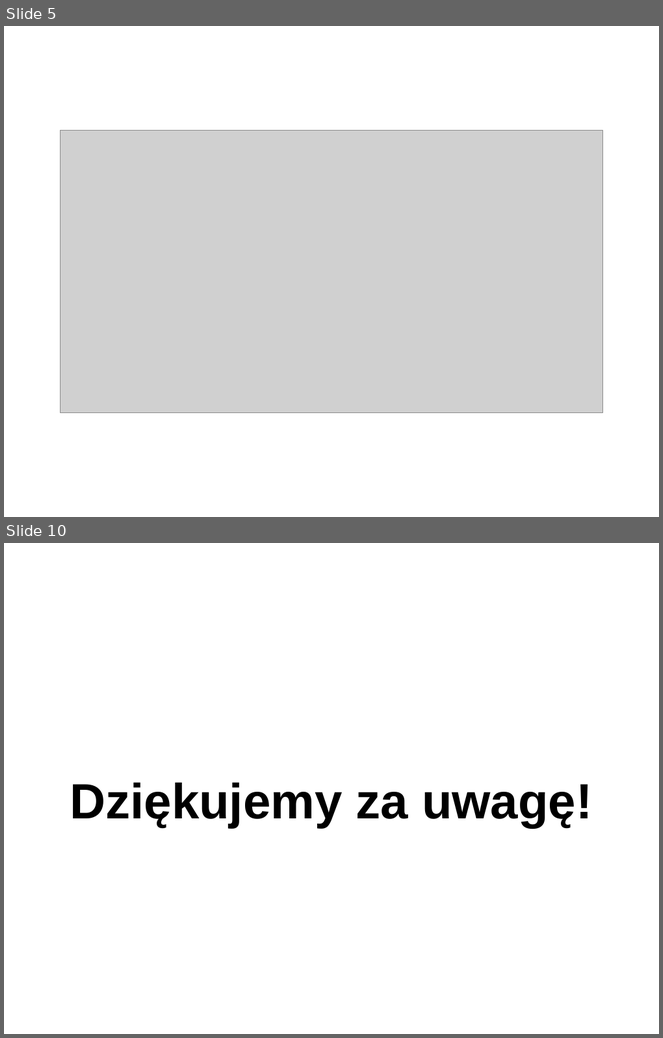
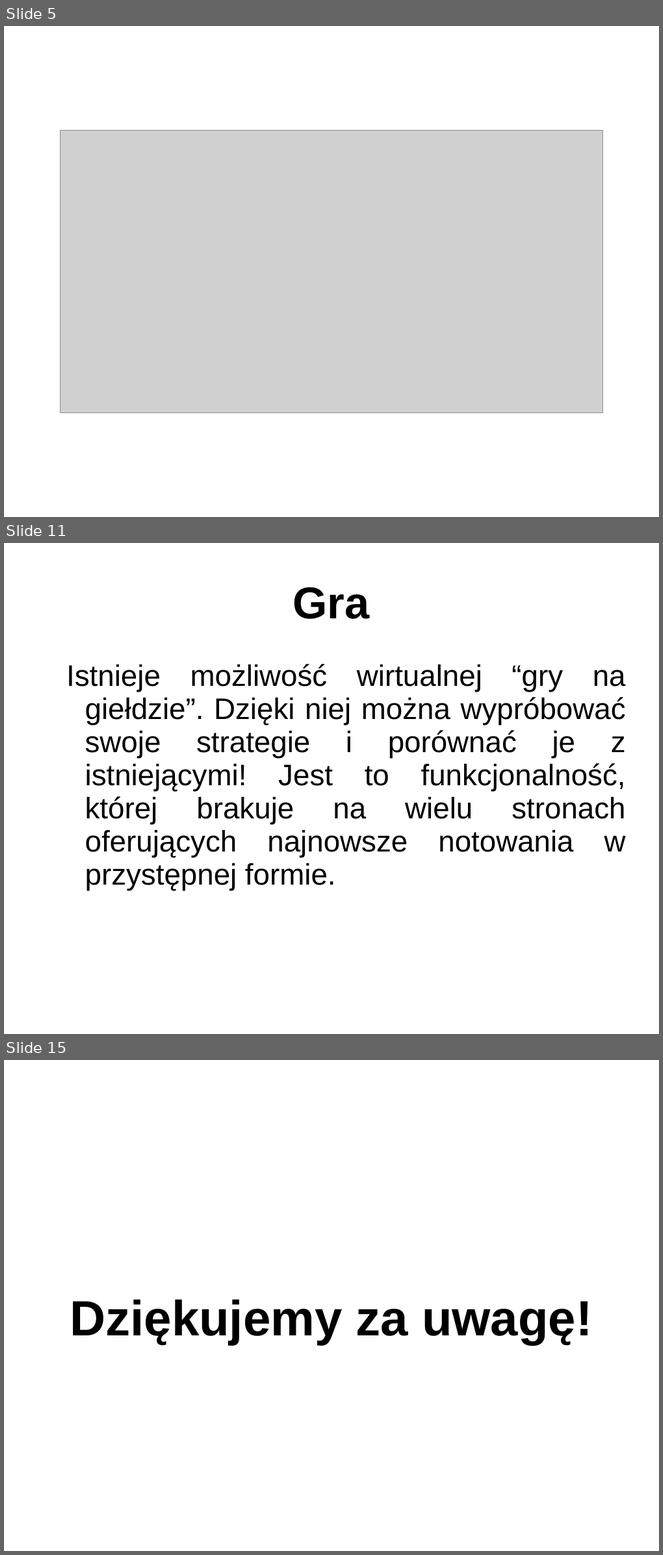
Before and after one commit to NaczelnyRachmistrz/StockRogue, a slide deck: prezentacja/stock_rogue.ppt. Shown one above the other, each under a label of ours: slides 5 and 10 before the commit, slides 5, 11 and 15 after it; the slides between them are not shown. The pictures are 663x1038 and 663x1555 pixels, drawn with LibreOffice and Linux fonts; fonts in the diff are those of the drawing; grey boxes stand for pictures; background and template pictures are left out. Boxes give left, top, right and bottom in pixels: in the first picture for what was removed or moved away, otherwise in the second. Text is boxed around its words. In the diff, an @@ line names an element or a change of style, - is before the commit and + after.

```diff
--- a/prezentacja/stock_rogue.ppt
+++ b/prezentacja/stock_rogue.ppt
@@ slide 11 added at bbox=[4, 543, 659, 1034], background #FFFFFF @@
@@ title added at bbox=[293, 587, 370, 619], 54 pt, text #000000, bold @@
+Gra
@@ text added at bbox=[66, 664, 626, 891], 36 pt, text #000000 @@
+  Istnieje możliwość wirtualnej “gry na giełdzie”. Dzięki niej można wypróbować swoje strategie i porównać je z istniejącymi! Jest to funkcjonalność, której brakuje na wielu stronach oferujących najnowsze notowania w przystępnej formie.
@@ what was slide 10 is now slide 15 @@
```
Also in this commit, not shown: 6 slides changed, 5 other slides added, 1 slide removed.
